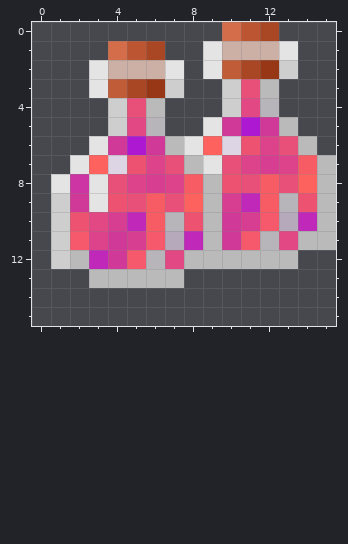
Pixel-art sprite, stored at src/main/resources/assets/vampirism/textures/skills/multitask_brewing.png. The picture above is the old version.
The file is 16x16 pixels. Pixels under 10% opacity are left out. Colours within 5 levels of each other are drawn and written as one.
New version:
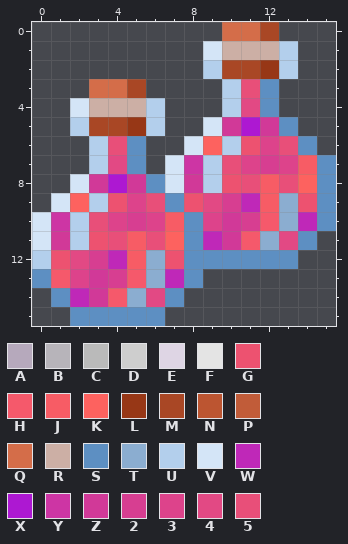
Palette (. is transparent): A #b6a9bc  B #b7b4ba  C #bababa  D #cecece  E #ded5e4  F #e4e4e4  G #ed5270  H #f5596b  J #f75c65  K #fd625f  L #973716  M #a94725  N #bc5531  P #c15c39  Q #d46d49  R #ccafa5  S #5d8fc2  T #8badd0  U #b3cfec  V #d4e5f7  W #bf28b8  X #ad18d2  Y #cd35a4  Z #d13998  2 #d73e91  3 #dd438b  4 #e24984  5 #e84f79
The exact change:
Changed rows in their new state; - is an unchanged pixel.
first column x 0:
 0 -----------Q----
 1 ----...--V---U--
 2 ---.....-UM--U--
 3 ---QQ-..--U-S---
 4 --VRRRU---U-S---
 5 --UMMLU--V---S--
 6 ---U5S..V-U---S-
 7 --.U4S.VYU-----S
 8 -.VZXZSVZU-----S
 9 -VKU-35SG4---T-S
10 VYU5323JS3---T-S
11 VZUG5J5KSW--T-S.
12 UG42WJTGSSSSSS--
13 SH3Z2HTWS-------
14 -SWZHT4S--------
15 --SSSSS---------
Where, in picture pixels (left, top, right, bottom), the same in both pictures:
changed: (32, 22, 336, 326)
